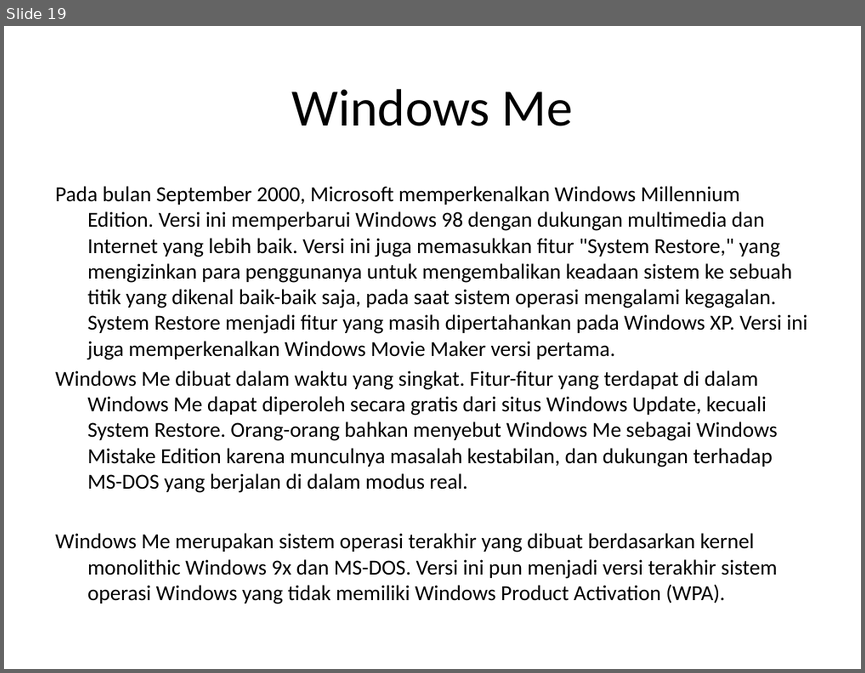
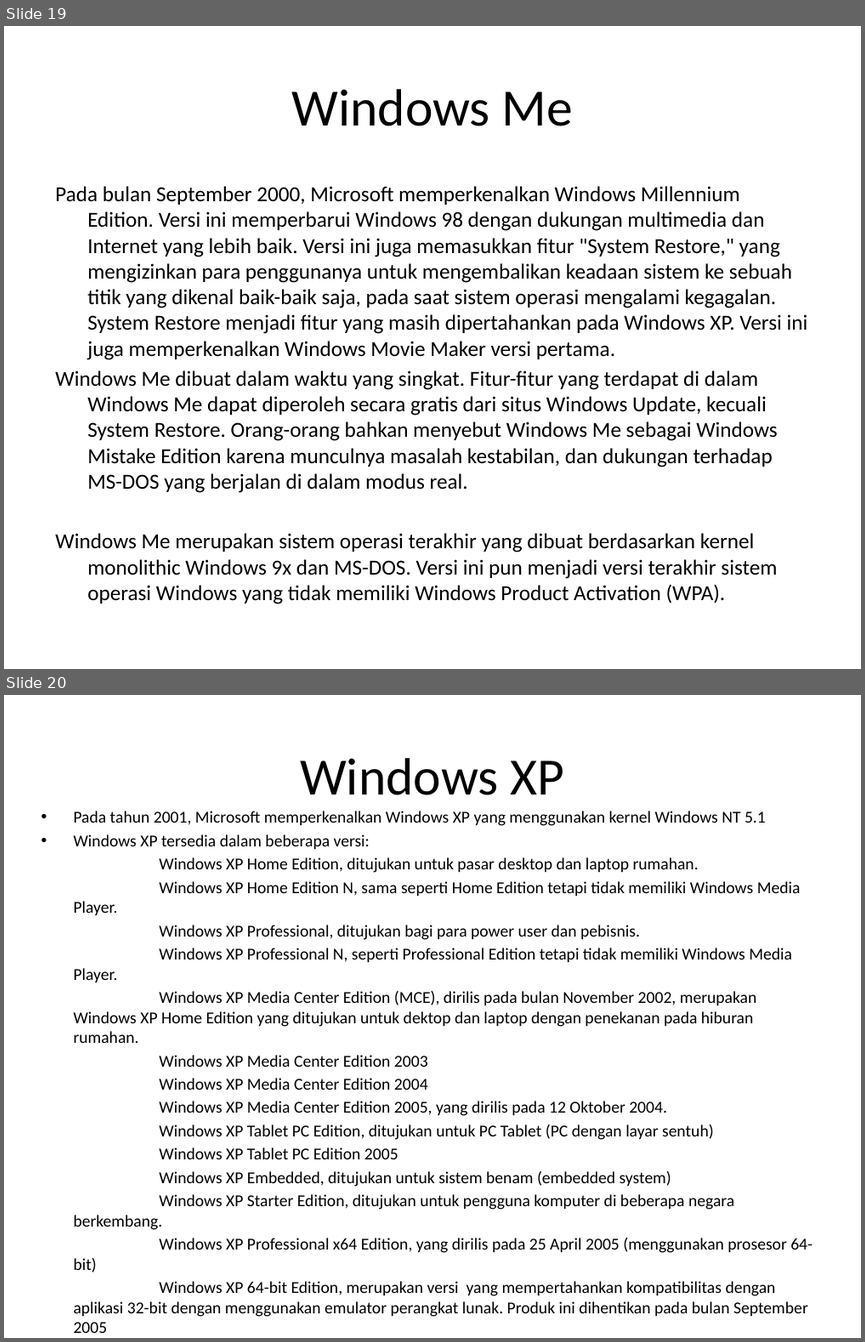
Before and after one commit to Sejarah-Windows/FJH, a slide deck: presentasi.pptx. Shown one above the other, each under a label of ours: slide 19 before the commit, slides 19 and 20 after it. The pictures are 865x673 and 865x1342 pixels, drawn with LibreOffice and Linux fonts; fonts in the diff are those of the drawing. Boxes give left, top, right and bottom in pixels: in the first picture for what was removed or moved away, otherwise in the second. Text is boxed around its words. In the diff, an @@ line names an element or a change of style, - is before the commit and + after.

```diff
--- a/presentasi.pptx
+++ b/presentasi.pptx
@@ slide 20 added at box(4, 695, 861, 1338), background #FFFFFF @@
@@ title added at box(300, 758, 565, 795), 44 pt, text #000000 @@
+Windows XP
@@ text added at box(74, 811, 812, 1333), 14 pt, text #000000 @@
+• Pada tahun 2001, Microsoft memperkenalkan Windows XP yang menggunakan kernel Windows NT 5.1
+• Windows XP tersedia dalam beberapa versi:
+Windows XP Home Edition, ditujukan untuk pasar desktop dan laptop rumahan.
+Windows XP Home Edition N, sama seperti Home Edition tetapi tidak memiliki Windows Media Player.
+Windows XP Professional, ditujukan bagi para power user dan pebisnis.
+Windows XP Professional N, seperti Professional Edition tetapi tidak memiliki Windows Media Player.
+Windows XP Media Center Edition (MCE), dirilis pada bulan November 2002, merupakan Windows XP Home Edition yang ditujukan untuk dektop dan laptop dengan penekanan pada hiburan rumahan.
+Windows XP Media Center Edition 2003
+Windows XP Media Center Edition 2004
+Windows XP Media Center Edition 2005, yang dirilis pada 12 Oktober 2004.
+Windows XP Tablet PC Edition, ditujukan untuk PC Tablet (PC dengan layar sentuh)
+Windows XP Tablet PC Edition 2005
+Windows XP Embedded, ditujukan untuk sistem benam (embedded system)
+Windows XP Starter Edition, ditujukan untuk pengguna komputer di beberapa negara berkembang.
+Windows XP Professional x64 Edition, yang dirilis pada 25 April 2005 (menggunakan prosesor 64-bit)
+Windows XP 64-bit Edition, merupakan versi yang mempertahankan kompatibilitas dengan aplikasi 32-bit dengan menggunakan emulator perangkat lunak. Produk ini dihentikan pada bulan September 2005
+Windows XP 64-bit Edition 2003, dibuat berbasiskan basis kode Windows NT 5.2
```
Also in this commit, not shown: 1 slide changed, 17 other slides added, 1 other file.
